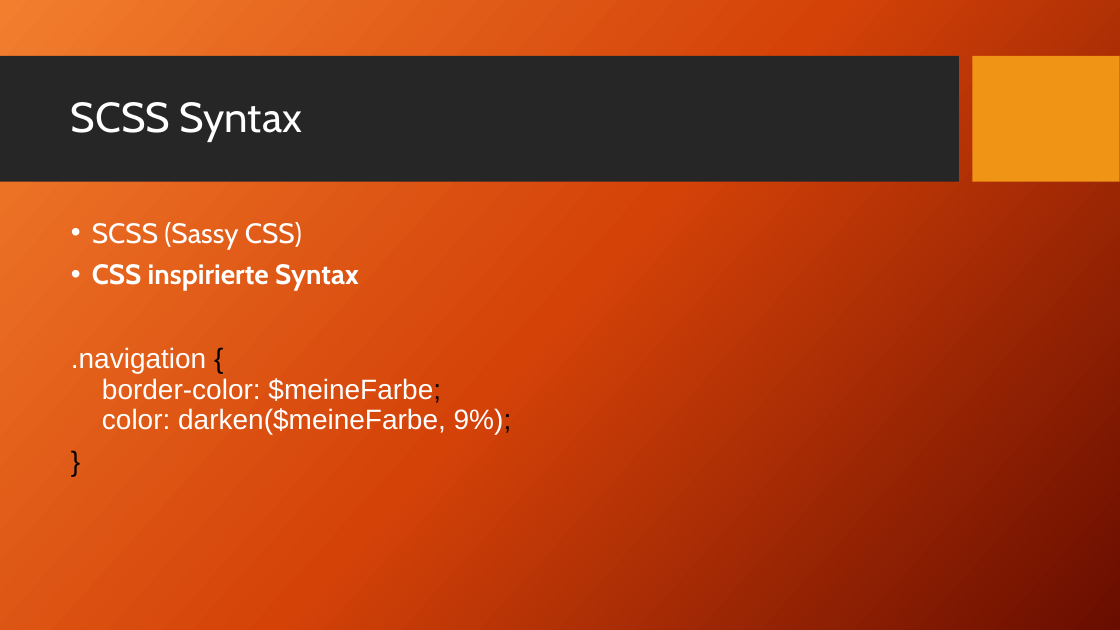
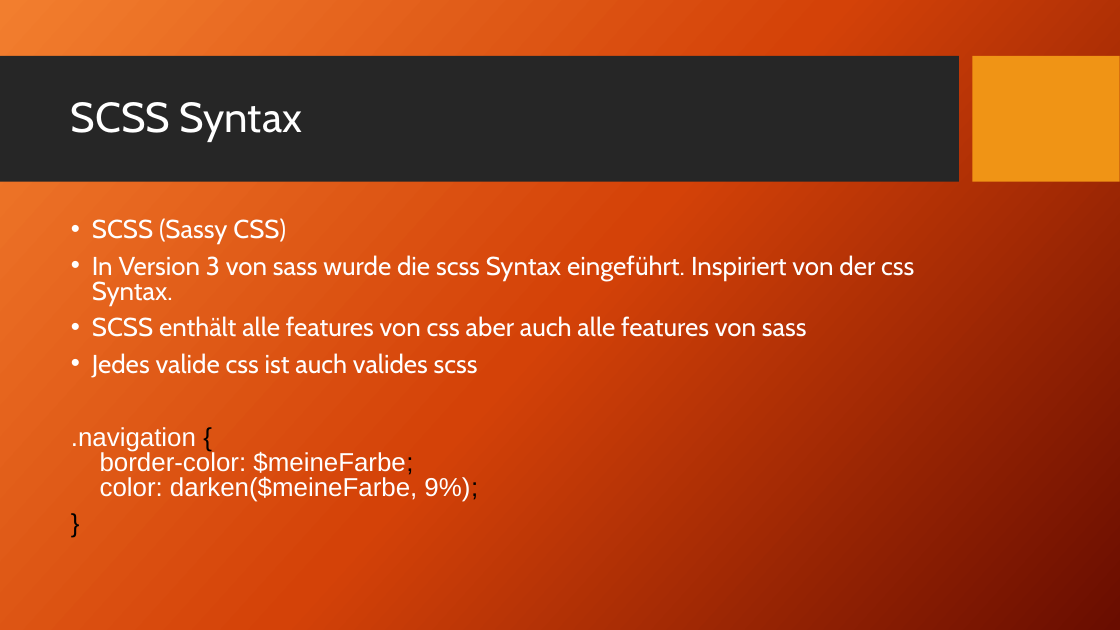
Before and after one commit to TomFrey/htmlCssBasicUebungen, a slide deck: slide 5 of sass Schulung.pptx. Drawn at 1120x630 pixels with LibreOffice and Linux fonts; fonts in the diff are those of the drawing; background and template pictures are left out. Boxes give left, top, right and bottom in pixels: in the first picture for what was removed or moved away, otherwise in the second. Text is boxed around its words. In the diff, an @@ line names an element or a change of style, - is before the commit and + after.

Commit message:
PP Präsentation für sass angepasst.

```diff
--- a/sass Schulung.pptx
+++ b/sass Schulung.pptx
@@ text at box(71, 218, 478, 502): size 24 to 22.2 pt in "SCSS (Sassy CSS)", ".navigation { border-color: $meineFarbe; color: darken($mein ...", "}"; line spacing 0.9 to 0.8 @@
@@ text at box(92, 255, 914, 378): text changed; size 24 to 22.2 pt; bold off @@
-• CSS inspirierte Syntax
+• In Version 3 von sass wurde die scss Syntax eingeführt. Inspiriert von der css Syntax.
+• SCSS enthält alle features von css aber auch alle features von sass
+• Jedes valide css ist auch valides scss
```
Also in this commit, not shown: 2 other slides changed, 23 slides added, 4 slides removed, 1 other file.
